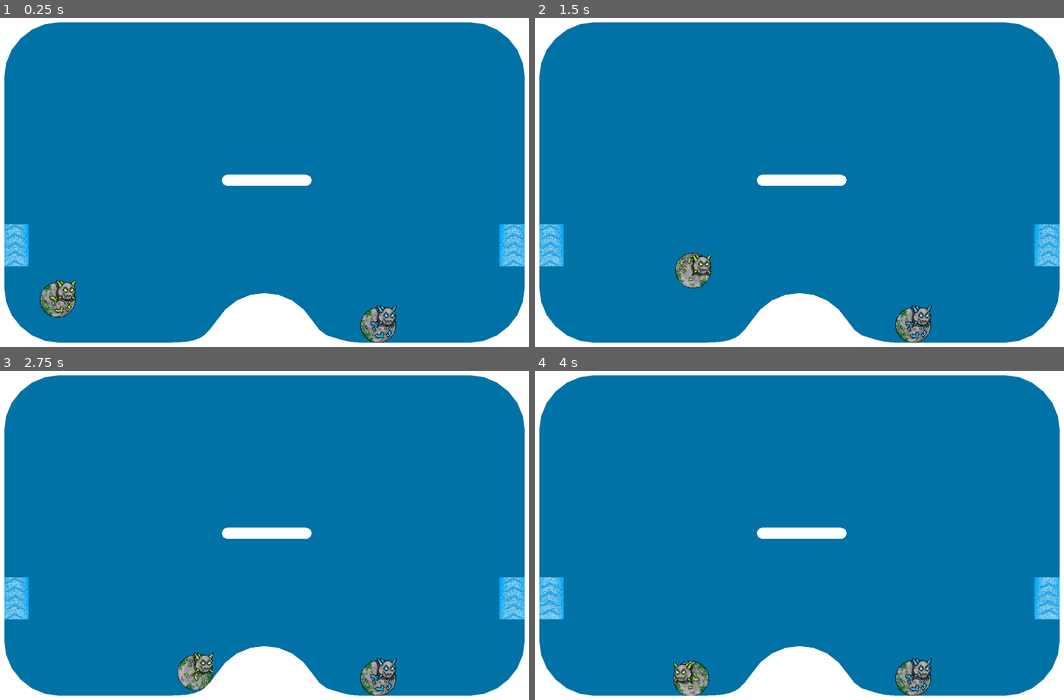
Above: before the commit, frames 1-4 (two rows, left to right).
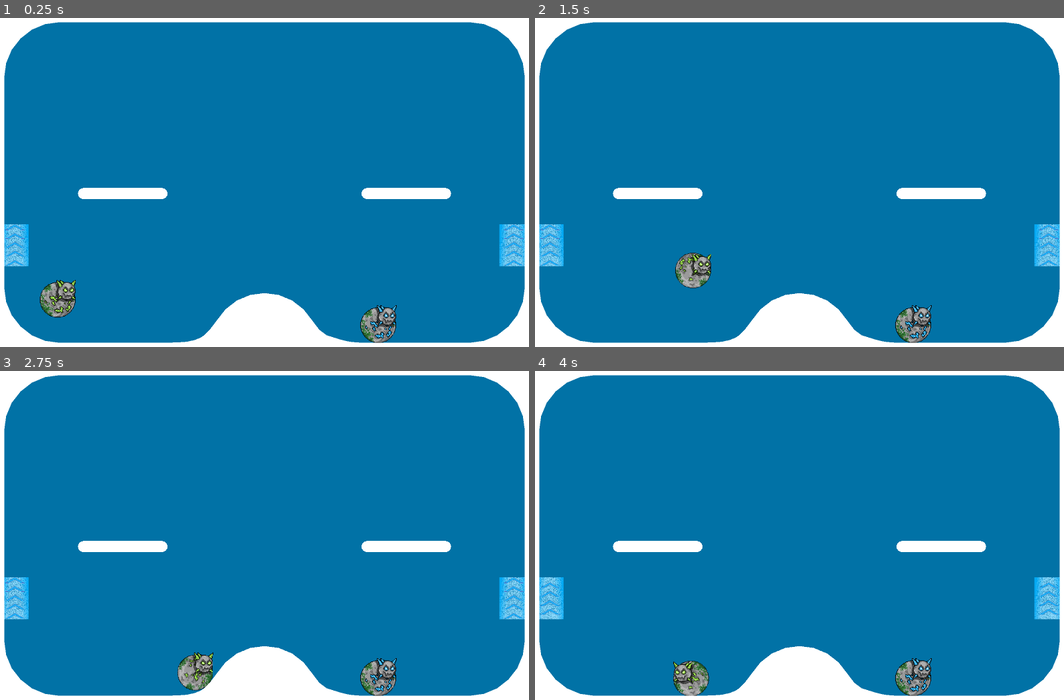
Above: after the commit, the same moments.

Repository: Isaac-Ryland/BoulderBlitz
Game: Godot game, scene res://Scenes/map_2.tscn
The game is run twice, just before and just after one commit, with the same random seed, the same clock (stepped at 60 frames per second) and the same inputs. This scene is started directly instead of the project's main scene. The engine's default icon, where the game draws it, is replaced by a stand-in: a white triangle on a blue panel in a dark square.
Inputs:
- Up to frame 1 (0.25 s): no input
- Up to frame 2 (1.5 s): hold D (player_1_right) 0.53-1.28 s; tap E (player_1_ability_use) at 0.6 s; tap W (player_1_jump) at 0.77 s; tap O (player_2_ability_use) at 0.8, 1.35 s; hold A (player_1_left) from 1.28 s (still down)
- Up to frame 3 (2.75 s): tap W (player_1_jump) at 1.52 s; tap E (player_1_ability_use) at 1.55 s; release A (player_1_left) at 2.03 s; hold D (player_1_right) from 2.03 s (still down); tap Q (player_1_ability_cycle) at 2.1 s; tap O (player_2_ability_use) at 2.3 s
- Up to frame 4 (4 s): tap E (player_1_ability_use) at 2.85 s; tap W (player_1_jump) at 3.02, 3.77 s; release D (player_1_right) at 3.53 s; hold A (player_1_left) from 3.53 s (still down); hold S (player_1_fall) from 3.53 s (still down); tap O (player_2_ability_use) at 3.8 s

The runs differ from the first frame. In frame 1, 1.7% of the frame differs, in the area x 14-86%, y 47-56%; in frame 2, 1.7%; in frame 3, 1.7%; in frame 4, 1.7%.

Commit message:
Added damage on collision

Diff:
--- a/Scenes/map_2.tscn
+++ b/Scenes/map_2.tscn
@@ -178,7 +178,7 @@
 physics_material_override = SubResource("PhysicsMaterial_wuwv3")
 
 [node name="CentralSpinning" type="CollisionShape2D" parent="PlatformsMoving/StaticBody2D"]
-position = Vector2(968, 592)
+position = Vector2(1472, 640)
 rotation = -1.5708
 shape = SubResource("CapsuleShape2D_wy8n8")
 
@@ -192,6 +192,21 @@
 autoplay = "Spin"
 speed_scale = 2.0
 
+[node name="CentralSpinning2" type="CollisionShape2D" parent="PlatformsMoving/StaticBody2D"]
+position = Vector2(448, 640)
+rotation = -1.5708
+shape = SubResource("CapsuleShape2D_wy8n8")
+
+[node name="Polygon2D" type="Polygon2D" parent="PlatformsMoving/StaticBody2D/CentralSpinning2"]
+polygon = PackedVector2Array(-3.05176e-05, -162, -5.00003, -161, -10, -159, -14, -156, -17, -152, -19, -147, -20, -142, -20, 142, -19, 147, -17, 152, -14, 156, -10, 159, -5, 161, 0, 162, 5, 161, 10, 159, 14, 156, 17, 152, 19, 147, 20, 142, 20, -142, 19, -147, 17, -152, 14, -156, 9.99997, -159, 4.99997, -161)
+
+[node name="AnimationPlayer" type="AnimationPlayer" parent="PlatformsMoving/StaticBody2D/CentralSpinning2"]
+libraries = {
+&"": SubResource("AnimationLibrary_l8x2o")
+}
+autoplay = "Spin"
+speed_scale = -2.0
+
 [node name="Booster" parent="." instance=ExtResource("4_uuwls")]
 position = Vector2(58, 827)
 scale = Vector2(0.8, 0.8)
--- a/Scripts/GameData.gd
+++ b/Scripts/GameData.gd
@@ -1,9 +1,11 @@
 extends Node
 
 var player_1_colour = "GREEN"
+var player_1_abilities = ["", "", ""]
+var player_1_health = 1000 # For balancing, start by multiplying vel by 0.25
 var player_2_colour = "BLUE"
-var player_1_abilities = ["", "", ""]
 var player_2_abilities = ["", "", ""]
+var player_2_health = 1000
 
 var settings_prev_menu = "res://Scenes/main_menu.tscn"
 
--- a/Scripts/ab_1.gd
+++ b/Scripts/ab_1.gd
@@ -26,17 +26,11 @@
 	# Gets the inputs of the player that is using the ability
 	var right = "player_%d_right" % player_id
 	var left = "player_%d_left" % player_id
-	var up = "player_%d_jump" % player_id
-	var down = "player_%d_fall" % player_id
 
 	if Input.is_action_pressed(right):
 		dir.x = 1
 	if Input.is_action_pressed(left):
 		dir.x = -1
-	if Input.is_action_pressed(up):
-		dir.y = 0#-1
-	if Input.is_action_pressed(down):
-		dir.y = 0#1
 
 	# If no input, dash in direction of player's horizontal velocity
 	if dir == Vector2.ZERO or dir.x == 0:
@@ -47,36 +41,4 @@
 		else:
 			dir.x = 1  # default to right
 
-	# clamp to allowed dash angles
-	var final_dir = map_to_dash_angle(dir, player)
-
 	player.apply_central_impulse(dir * dash_impulse)
-
-# Takes the input direction, normalizes it, and then maps it to 30 degrees above or below horizontal
-func map_to_dash_angle(input_dir: Vector2, player: RigidBody2D) -> Vector2:
-	input_dir = input_dir.normalized()
-
-	var cos30 = 0.8660254
-	var sin30 = 0.5
-
-	# horizontal only
-	if input_dir.y == 0:
-		return Vector2(sign(input_dir.x), 0)
-
-	# diagonal cases
-	if input_dir.x > 0:
-		if input_dir.y < 0:
-			return Vector2(cos30, -sin30)   # up-right
-		else:
-			return Vector2(cos30, sin30)    # down-right
-	elif input_dir.x < 0:
-		if input_dir.y < 0:
-			return Vector2(-cos30, -sin30)  # up-left
-		else:
-			return Vector2(-cos30, sin30)   # down-left
-
-	# if input_dir.x == 0 (pure vertical), fall back to velocity / default
-	if player.linear_velocity.x >= 0:
-		return Vector2(cos30, sign(input_dir.y) * sin30)
-	else:
-		return Vector2(-cos30, sign(input_dir.y) * sin30)
--- a/Scripts/ab_2.gd
+++ b/Scripts/ab_2.gd
@@ -24,15 +24,9 @@
 	var dir = Vector2.ZERO
 
 	# Gets the inputs of the player that is using the ability
-	var right = "player_%d_right" % player_id
-	var left = "player_%d_left" % player_id
 	var up = "player_%d_jump" % player_id
 	var down = "player_%d_fall" % player_id
 
-	if Input.is_action_pressed(right):
-		dir.x = 0#1
-	if Input.is_action_pressed(left):
-		dir.x = 0#-1
 	if Input.is_action_pressed(up):
 		dir.y = -1
 	if Input.is_action_pressed(down):
@@ -41,13 +35,11 @@
 	# If no input, boost in direction of player's vertical velocity
 	if dir == Vector2.ZERO or dir.y == 0:
 		if player.linear_velocity.y > 0:
+			dir.y = 1
+		elif player.linear_velocity.y < 0:
 			dir.y = -1
-		elif player.linear_velocity.y < 0:
-			dir.y = 1
 		else:
-			dir.y = -1  # default to up
-
-	dir = dir.normalized()
+			dir.y = 1  # default to up
 
 	# Apply force
 	player.apply_central_impulse(dir * jetpack_impulse)
--- a/Scripts/player_1.gd
+++ b/Scripts/player_1.gd
@@ -11,6 +11,9 @@
 const wall_jump_impulse: Vector2 = Vector2(500, 0)
 const boulder_radius_in_pixels: int = 100
 const moving_threshold: float = 0.01
+const damage_threshold = 200
+const damage_scale = 4
+const jump_cooldown = 0.08
 
 var is_grounded = false
 var is_walled = false
@@ -18,13 +21,14 @@
 var wall_normal = Vector2.ZERO
 var can_wall_jump = false
 var is_falling = false
-var jump_cooldown = 0.08
 var jump_cooldown_timer = 0.0
 var abilities = []
 var ability_selected = 0
 
 # Once the player enters the scene, iterates through the player's abilities and instantiates them so they can be used
 func _enter_tree() -> void:
+	GameData.player_1_health = 1000
+
 	for ab in GameData.player_1_abilities:
 		if ab is PackedScene:
 			var inst = ab.instantiate()
@@ -39,6 +43,10 @@
 	var contact_count = state.get_contact_count() # Get all the points of contact between the player and other surfaces
 
 	for i in range(contact_count): # Iterates through each contact to see if it's a ground / wall. Updates is_grounded/walled accordingly
+		var other = state.get_contact_collider_object(i) # Gets the type of object the player has collided with
+		if other and other is RigidBody2D: # Bunch of checks to confirm that the object is another player
+			_handle_player_collision(other)
+
 		var normal = state.get_contact_local_normal(i)
 		if normal.dot(Vector2.UP) > 0.6: # 1 = horizontal
 			is_grounded = true
@@ -128,3 +136,30 @@
 	else:
 		ball_sprite.speed_scale = 0
 		head_sprite.stop()
+
+# Used to update the player's health after collision
+func apply_dmg(damage):
+	GameData.player_1_health -= abs(round(damage))
+	if GameData.player_1_health <= 0:
+		print("Player 1 has died! Player 2 wins!")
+		queue_free() # "Kills" the player if there health is gone
+	print(GameData.player_1_health, " Health left for player 1")
+
+func _handle_player_collision(other: RigidBody2D):
+	var rel_vel = linear_velocity - other.linear_velocity
+	var normal = (other.global_position - global_position).normalized()
+	var impact_speed = rel_vel.dot(normal)
+	print(impact_speed)
+
+	if abs(impact_speed) < damage_threshold:
+		return
+
+	var my_speed = linear_velocity.length()
+	var their_speed = other.linear_velocity.length()
+
+	if my_speed > their_speed:
+		var dmg = impact_speed / damage_scale
+		other.apply_dmg(dmg)
+	elif my_speed < their_speed:
+		var dmg = impact_speed / damage_scale
+		apply_dmg(dmg)
--- a/Scripts/player_2.gd
+++ b/Scripts/player_2.gd
@@ -11,6 +11,9 @@
 const wall_jump_impulse: Vector2 = Vector2(500, 0)
 const boulder_radius_in_pixels: int = 100
 const moving_threshold: float = 0.01
+const jump_cooldown = 0.08
+const damage_threshold = 200
+const damage_scale = 4
 
 var is_grounded = false
 var is_walled = false
@@ -18,13 +21,14 @@
 var wall_normal = Vector2.ZERO
 var can_wall_jump = false
 var is_falling = false
-var jump_cooldown = 0.08
 var jump_cooldown_timer = 0.0
 var abilities = []
 var ability_selected = 0
 
 # Once the player enters the scene, iterates through the player's abilities and instantiates them so they can be used
 func _enter_tree() -> void:
+	GameData.player_2_health = 1000
+
 	for ab in GameData.player_2_abilities:
 		if ab is PackedScene:
 			var inst = ab.instantiate()
@@ -39,6 +43,10 @@
 	var contact_count = state.get_contact_count() # Get all the points of contact between the player and other surfaces
 
 	for i in range(contact_count): # Iterates through each contact to see if it's a ground / wall. Updates is_grounded/walled accordingly
+		var other = state.get_contact_collider_object(i) # Gets the type of object the player has collided with
+		if other and other is RigidBody2D: # Check to confirm that the object is another player
+			_handle_player_collision(other)
+
 		var normal = state.get_contact_local_normal(i)
 		if normal.dot(Vector2.UP) > 0.6: # 1 = horizontal
 			is_grounded = true
@@ -128,3 +136,30 @@
 	else:
 		ball_sprite.speed_scale = 0
 		head_sprite.stop()
+
+# Used to update the player's health after collision
+func apply_dmg(damage):
+	GameData.player_2_health -= abs(round(damage))
+	if GameData.player_2_health <= 0:
+		print("Player 2 has died! Player 1 wins!")
+		queue_free() # "Kills" the player if there health is gone
+	print(GameData.player_2_health, " Health left for player 2")
+
+func _handle_player_collision(other: RigidBody2D):
+	var rel_vel = linear_velocity - other.linear_velocity
+	var normal = (other.global_position - global_position).normalized()
+	var impact_speed = rel_vel.dot(normal)
+	print(impact_speed)
+
+	if abs(impact_speed) < damage_threshold:
+		return
+
+	var my_speed = linear_velocity.length()
+	var their_speed = other.linear_velocity.length()
+
+	if my_speed > their_speed:
+		var dmg = impact_speed / damage_scale
+		other.apply_dmg(dmg)
+	elif my_speed < their_speed:
+		var dmg = impact_speed / damage_scale
+		apply_dmg(dmg)
